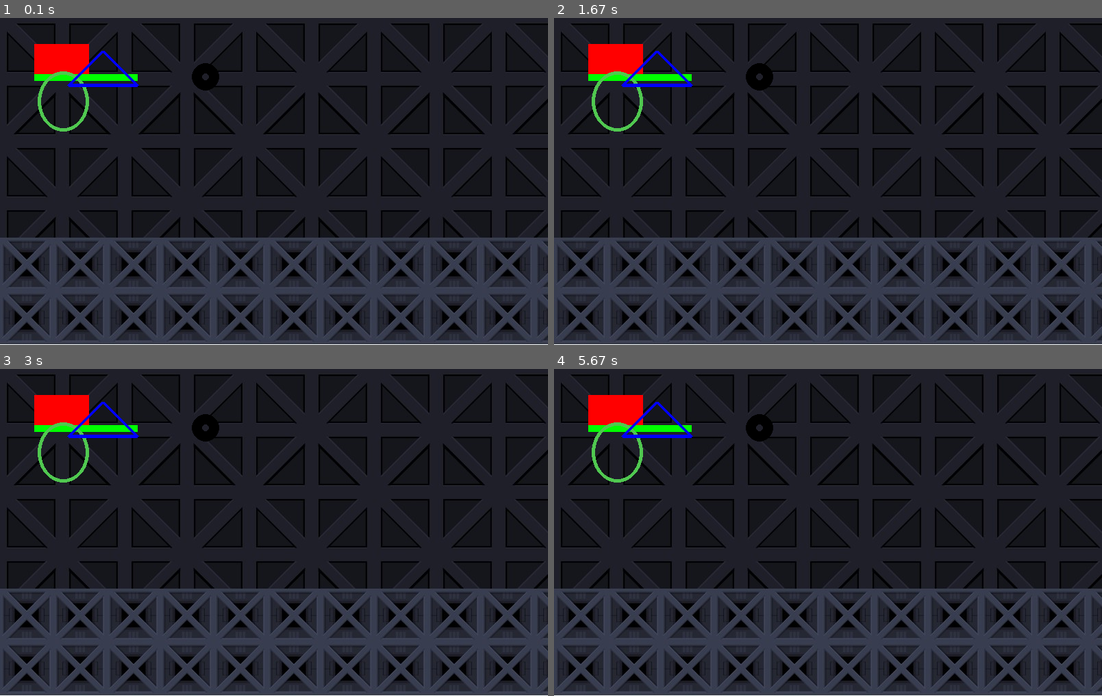
Above: before the commit, frames 1-4 (two rows, left to right).
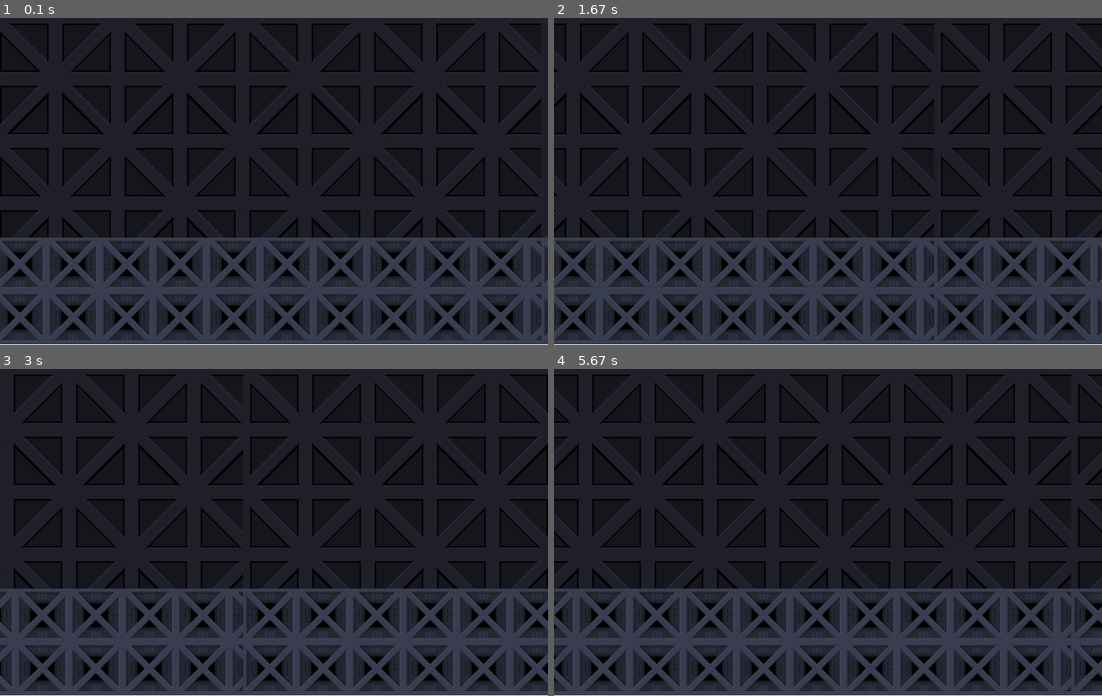
Above: after the commit, the same moments.

Repository: EricWithC04/pygame-practice
Game: pygame game, started from index.py
Two runs of this game, one before a commit and one after it. Both use one fixed random seed, a clock stepped at 60 frames per second and the inputs below.
Inputs:
- Up to frame 1 (0.1 s): no input
- Up to frame 2 (1.67 s): no input
- Up to frame 3 (3 s): no input
- Up to frame 4 (5.67 s): no input

The runs differ from the first frame. In frame 1, 21% of the frame differs, in the area x 0-100%, y 1-99%; in frame 2, 22%; in frame 3, 21%; in frame 4, 22%.

Commit message:
background in movement

Diff:
--- a/index.py
+++ b/index.py
@@ -3,7 +3,19 @@
 
 pygame.init()
 
-SCREEN = pygame.display.set_mode((800, 480))
+screen_d = {
+    "w": 800,
+    "h": 480
+}
+
+FPS = 30
+clock = pygame.time.Clock()
+
+SCREEN = pygame.display.set_mode((
+    screen_d["w"],
+    screen_d["h"]
+))
+
 pygame.display.set_caption("Mi primer juego!")
 
 colors = {
@@ -14,8 +26,12 @@
     "green": (0, 255, 0),
 }
 
-bg = pygame.image.load("static/assets/background.jpg")
-SCREEN.blit(bg, (0, 0))
+bg = pygame.image.load("static/assets/background.jpg").convert()
+bg_position = {
+    "x": 0,
+    "y": 0
+}
+
 pygame.draw.rect(SCREEN, colors["red"], (50, 40, 80, 48))
 pygame.draw.line(SCREEN, colors["green"], (50, 88), (200, 88), 10)
 pygame.draw.circle(SCREEN, colors["black"], (300, 88), 20, 15)
@@ -33,4 +49,12 @@
         if event.type == QUIT:
             pygame.quit()
             sys.exit()
+    x_relative = bg_position["x"] % SCREEN.get_rect().width
+    SCREEN.blit(bg, (x_relative - SCREEN.get_rect().width, bg_position["y"]))
+
+    if x_relative < screen_d["w"]:
+        SCREEN.blit(bg, (x_relative, bg_position["y"]))
+
+    bg_position["x"] = bg_position["x"] - 5
     pygame.display.update()
+    clock.tick(FPS)
